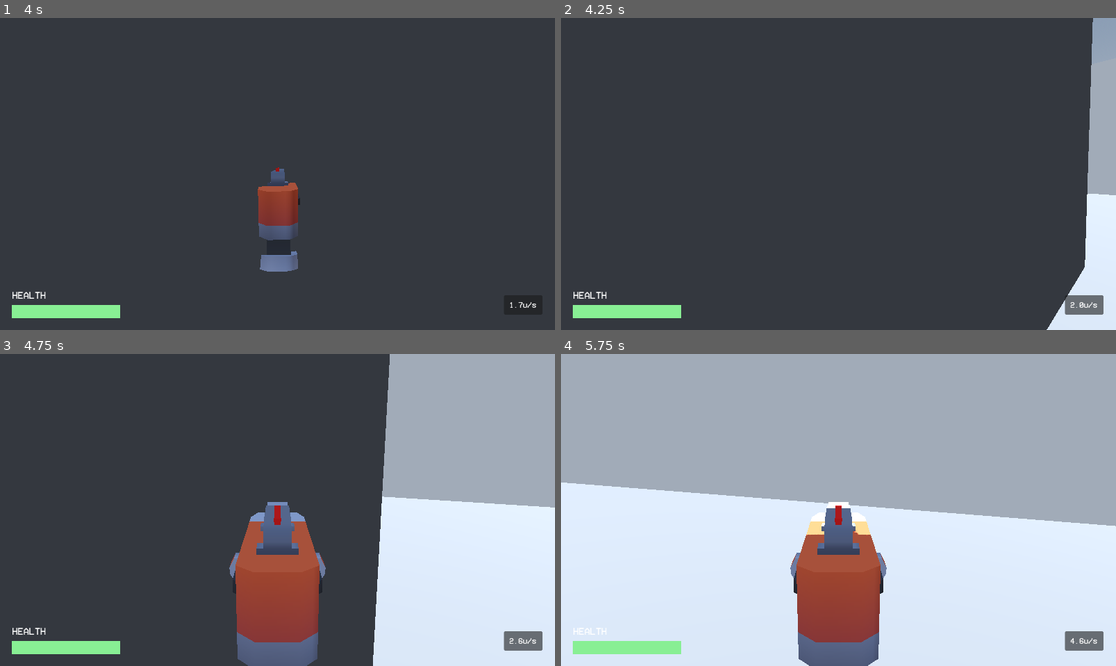
Above: before the commit, frames 1-4 (two rows, left to right).
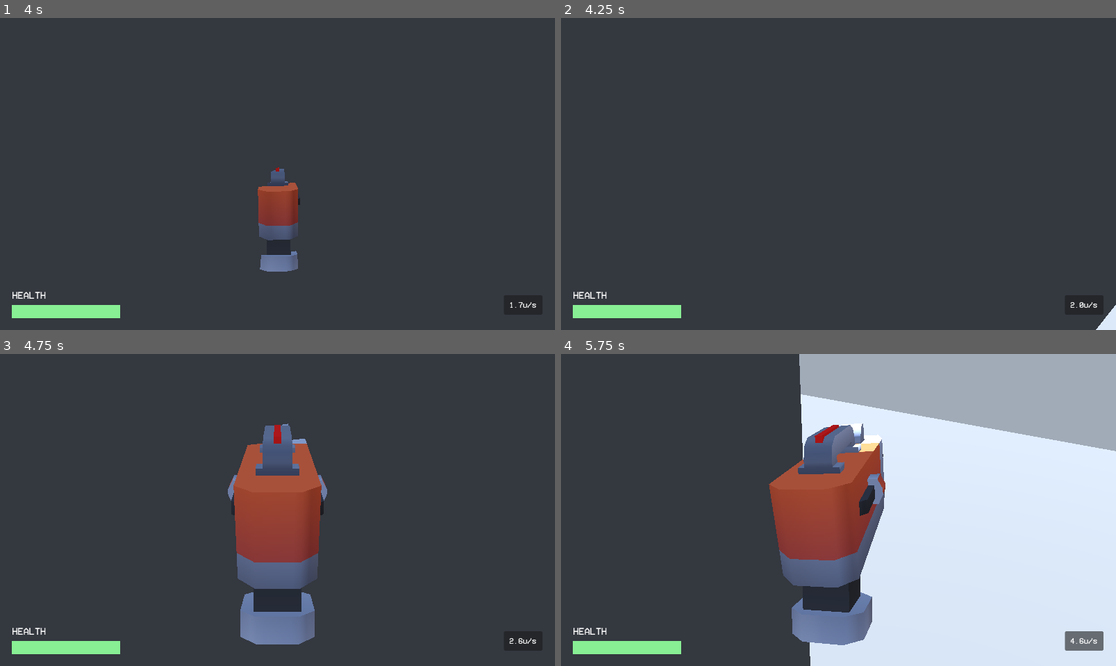
Above: after the commit, the same moments.

Repository: ts-scik/goop-gun
Game: Godot game, scene res://Prefabs/main_scene.tscn
Same seed, same stepped clock (60 frames per second), same inputs: the game is played once before the commit and once after it. The engine's default icon, where the game draws it, is replaced by a stand-in: a white triangle on a blue panel in a dark square.
Inputs (mouse positions are in pixels of both pictures, inside the frame that each line leads up to):
- Up to frame 1 (4 s): tap Enter at 0.5 s; move the mouse to (305, 174) at 0.52 s; hold Right mouse button (aim_btn) 0.53-1.28 s; hold W (forward) from 0.53 s (still down); tap Space (jump) at 0.77, 1.52, 3.02, 3.77 s; move the mouse to (249, 174) at 1.27 s; tap Ctrl (crouch) at 1.35 s; move the mouse to (288, 167) at 2.02 s; hold Shift (run) 2.03-2.78 s; move the mouse to (271, 180) at 2.77 s; click (271, 180) at 2.85 s; move the mouse to (316, 177) at 3.52 s; hold Right mouse button (aim_btn) from 3.53 s (still down)
- Up to frame 2 (4.25 s): keep holding W (forward); keep holding Right mouse button (aim_btn); tap R (reload) at 4.15 s
- Up to frame 3 (4.75 s): keep holding W (forward); move the mouse to (233, 506) at 4.27 s; release Right mouse button (aim_btn) at 4.28 s; tap Ctrl (crouch) at 4.35 s; tap Space (jump) at 4.52 s
- Up to frame 4 (5.75 s): keep holding W (forward); move the mouse to (844, 510) at 5.02 s; hold Shift (run) from 5.03 s (still down)

Frame 1 is identical in both runs. In frame 2, 5.6% of the frame differs, in the area x 87-100%, y 0-100%; in frame 3, 42%; in frame 4, 66%, in the area x 0-100%, y 0-100%.

Commit message:
more work on reload state

Diff:
--- a/Scripts/Player/CameraController/CameraStates/Reload/reload.gd
+++ b/Scripts/Player/CameraController/CameraStates/Reload/reload.gd
@@ -3,9 +3,16 @@
 
 
 ## Called by the state machine when receiving unhandled input events.
-func handle_input(_event: InputEvent) -> void:
-	if _event.is_action_pressed("reload"):
+func handle_input(event: InputEvent) -> void:
+	if event.is_action_pressed("reload"):
 		finished.emit("ReloadOut")
+	if Input.mouse_mode == Input.MOUSE_MODE_CAPTURED:
+		# Handle mouse movement
+		if event is InputEventMouseMotion:
+			cmk.mouse_input.x += -event.screen_relative.x * cmk.mouse_sensitivity
+			cmk.mouse_input.y += -event.screen_relative.y * cmk.mouse_sensitivity
+			cmk.gun_input_rotation.y += cmk.mouse_input.x * cmk.camera_sensitivity
+			cmk.gun_input_rotation.x += cmk.mouse_input.y * cmk.camera_sensitivity
 
 
 ## Called by the state machine on the engine's main loop tick.
@@ -26,6 +33,10 @@
 	# Update the gun's position + rotation - MUST BE AFTER MOUSE/CAMERA UPDATES!!
 	# ... at least it did at some point!!
 	_get_gun_target_transform(delta)
+
+	# --- CLEANUP --- #
+	# Reset mouse input for next frame
+	cmk.mouse_input = Vector2.ZERO
 
 
 ## Returns desired FOV value at current frame
@@ -69,17 +80,20 @@
 	var out_tf : Transform3D
 	# get target pos/rot
 	var player_interp := cmk.pmk.get_global_transform_interpolated()
-	var unaimed_target_pos : Vector3 = cmk.to_local(
+	var gun_target_pos : Vector3 = cmk.to_local(
 		player_interp.origin + # player origin
 		(player_interp.basis * cmk.gck.gun_reload_position) + # holstered position (relative to player
+		-cmk.gck.gun_model_holder_basepos +
 		cmk.bob_vec # camera viewbob # TODO kinda hate that we have to do this
 	)
-	var unaimed_target_rot : Vector3 = cmk.gck.gun_reload_rotation - Vector3(cmk.rotation.x,0,0)
+	var gun_target_rot : Vector3 = cmk.gck.gun_reload_rotation - Vector3(cmk.rotation.x,0,0)
+
+	gun_target_rot += Vector3(cmk.gun_input_rotation.x, cmk.gun_input_rotation.y, 0)
 
 	# Determine unaimed TF
 	out_tf = Transform3D(
-		Basis.from_euler(unaimed_target_rot),
-		unaimed_target_pos
+		Basis.from_euler(gun_target_rot),
+		gun_target_pos
 	)
 
 	# snap to target tf
@@ -98,10 +112,10 @@
 ## Called by the state machine upon changing the active state. The `data` parameter
 ## is a dictionary with arbitrary data the state can use to initialize itself.
 func enter(previous_state_path: String, data := {}) -> void:
-	pass
+	cmk.gun_input_rotation = Vector3.ZERO
 
 
 ## Called by the state machine before changing the active state.
 ## Use this function to clean up the state.
 func exit() -> void:
-	pass
+	cmk.gun_input_rotation = Vector3.ZERO
--- a/Scripts/Player/CameraController/CameraStates/Reload/reload_in.gd
+++ b/Scripts/Player/CameraController/CameraStates/Reload/reload_in.gd
@@ -86,6 +86,7 @@
 	var gun_target_pos : Vector3 = cmk.to_local(
 		player_interp.origin + # player origin
 		(player_interp.basis * cmk.gck.gun_reload_position) + # holstered position (relative to player
+		-cmk.gck.gun_model_holder_basepos +
 		cmk.bob_vec # camera viewbob # TODO kinda hate that we have to do this
 	)
 	var gun_start_pos : Vector3 = cmk.to_local(
@@ -115,9 +116,7 @@
 ## Called by the state machine upon changing the active state. The `data` parameter
 ## is a dictionary with arbitrary data the state can use to initialize itself.
 func enter(previous_state_path: String, data := {}) -> void:
-	# --- CLEANUP --- #
-	# Reset mouse input for next frame
-	cmk.mouse_input = Vector2.ZERO
+	pass
 
 
 ## Called by the state machine before changing the active state.
--- a/Scripts/Player/CameraController/CameraStates/Reload/reload_out.gd
+++ b/Scripts/Player/CameraController/CameraStates/Reload/reload_out.gd
@@ -86,6 +86,7 @@
 	var gun_target_pos : Vector3 = cmk.to_local(
 		player_interp.origin + # player origin
 		(player_interp.basis * cmk.gck.gun_reload_position) + # holstered position (relative to player
+		-cmk.gck.gun_model_holder_basepos +
 		cmk.bob_vec # camera viewbob # TODO kinda hate that we have to do this
 	)
 	var gun_start_pos : Vector3 = cmk.to_local(
@@ -121,6 +122,4 @@
 ## Called by the state machine before changing the active state.
 ## Use this function to clean up the state.
 func exit() -> void:
-	# --- CLEANUP --- #
-	# Reset mouse input for next frame
-	cmk.mouse_input = Vector2.ZERO
+	pass
--- a/Scripts/Player/CameraController/gun_controller.gd
+++ b/Scripts/Player/CameraController/gun_controller.gd
@@ -40,7 +40,7 @@
 @export var holstered_rot = Vector3(deg_to_rad(-45.0), 0.0, 0.0) # configurable variable for gun's rotation when holstered
 @export_group("Reloading")
 @export var gun_reload_position := Vector3(	# target position where gun is held during reload
-	0.3, 1.4, -0.4
+	0.0, 1.3, -0.5
 )
 @export var gun_reload_rotation := Vector3(	# target rotation where gun is held during reload
 	deg_to_rad(0), deg_to_rad(0), deg_to_rad(0)
